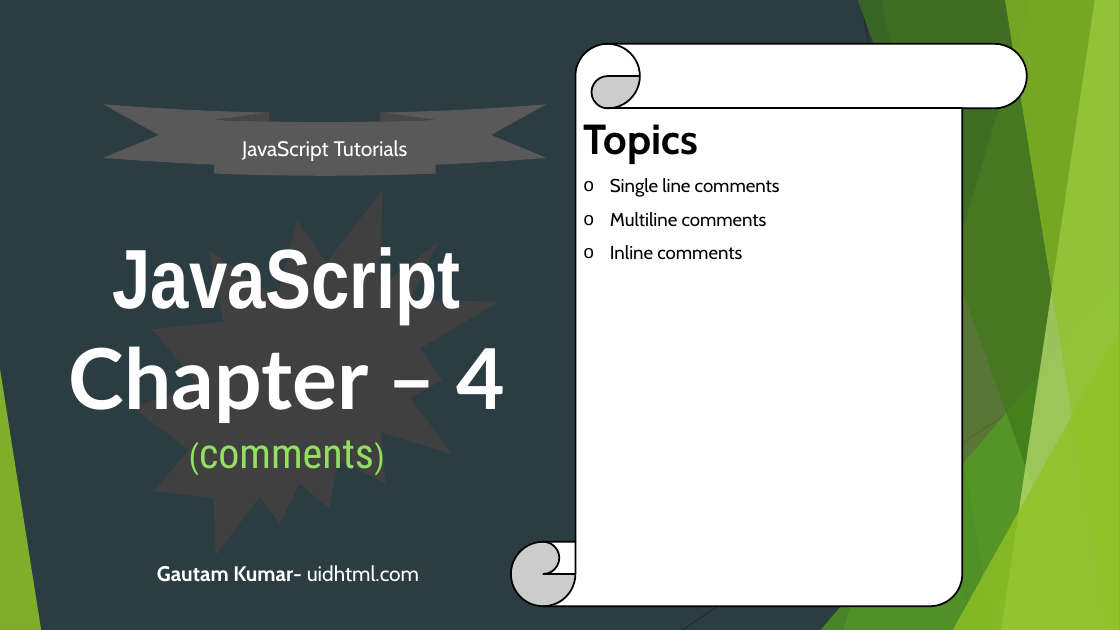
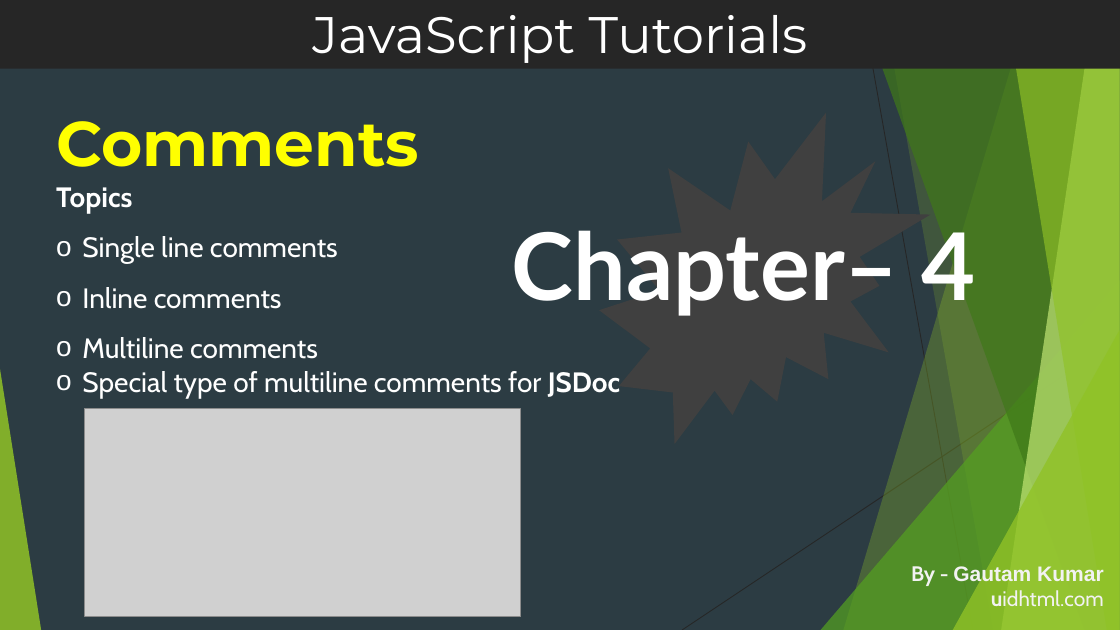
Before and after one commit to uidhtml/javascript-tutorials, a slide deck: slide 18 of Javascript Tutorials.pptx. Drawn at 1120x630 pixels with LibreOffice and Linux fonts; fonts in the diff are those of the drawing; grey boxes stand for pictures. Boxes give left, top, right and bottom in pixels: in the first picture for what was removed or moved away, otherwise in the second. Text is boxed around its words. In the diff, an @@ line names an element or a change of style, - is before the commit and + after.

Commit message:
Added chapter till 6

```diff
--- a/Javascript Tutorials.pptx
+++ b/Javascript Tutorials.pptx
@@ rectangle "JavaScript Tutorials": place and size @@
-rectangle "JavaScript Tutorials" at [103, 104, 546, 176]
+rectangle "JavaScript Tutorials" at [0, 0, 1120, 68]
@@ rectangle "JavaScript Tutorials" at [0, 0, 1120, 68]: size 18 to 44 pt, font Cabin to Montserrat; vertical alignment middle to top; ellipse ribbon to rectangle; fill #595959 to #262626 @@
@@ vertical scroll removed at [511, 44, 1027, 607] @@
-Topics
-o Single line comments
-o Multiline comments
-o Inline comments
@@ irregular seal: place and size @@
-irregular seal at [133, 189, 499, 555]
+irregular seal at [599, 113, 931, 444]
@@ text added at [56, 121, 620, 398], 24 pt, text #FFFFFF @@
+Comments
+Topics
+o Single line comments
+o Inline comments
+  o Multiline comments
+o Special type of multiline comments for JSDoc
@@ title at [512, 227, 976, 318]: text changed; size 72 to 80 pt; font Arial Narrow to Lato @@
-JavaScript
-Chapter – 4
-(comments)
+Chapter– 4
@@ picture added at [85, 409, 521, 617] @@
@@ text at [911, 564, 1104, 606]: text changed; text colour #FFFFFF to #F2F2F2 @@
-Gautam Kumar- uidhtml.com
+By - Gautam Kumar
+uidhtml.com
```
Also in this commit, not shown: 6 other slides changed, 17 other files.
